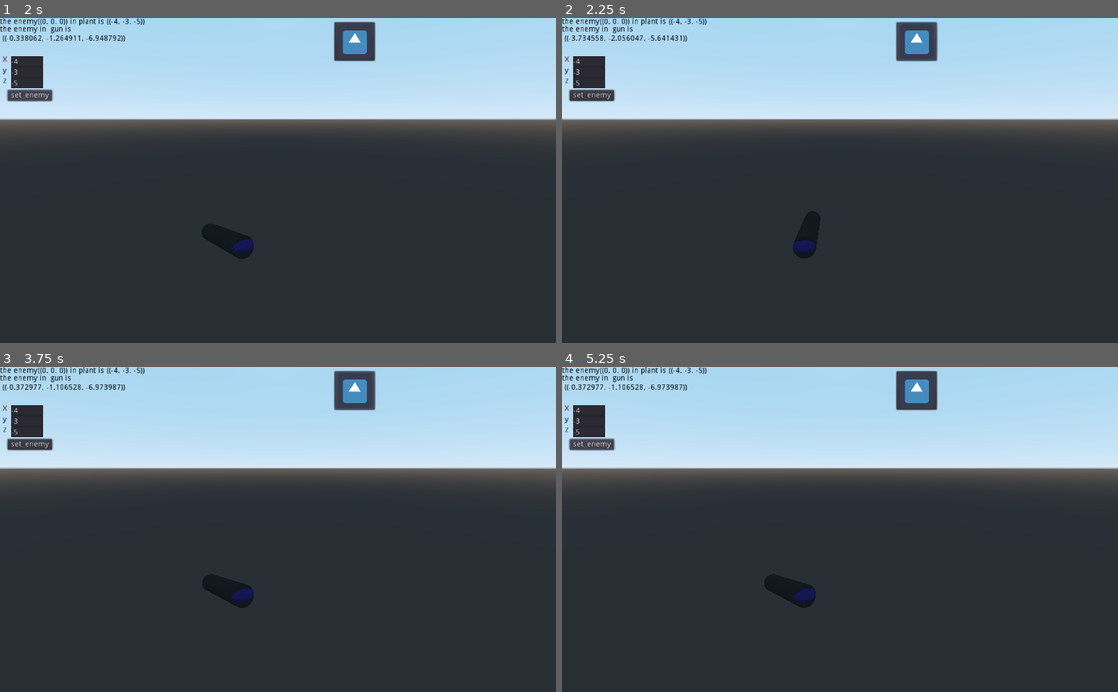
Above: before the commit, frames 1-4 (two rows, left to right).
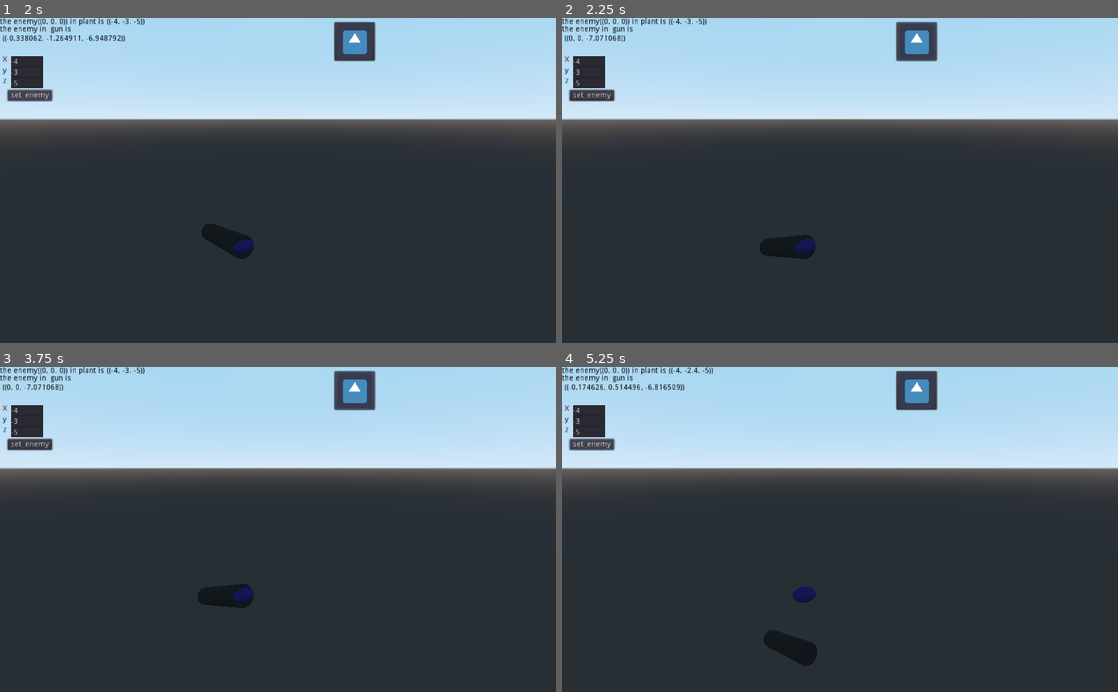
Above: after the commit, the same moments.

Repository: Butterfly-Dreaming/adamversion
Game: Godot game, scene res://battlefield/zhanchang.tscn
Same seed, same stepped clock (60 frames per second), same inputs: the game is played once before the commit and once after it. The engine's default icon, where the game draws it, is replaced by a stand-in: a white triangle on a blue panel in a dark square.
Inputs (mouse positions are in pixels of both pictures, inside the frame that each line leads up to):
- Up to frame 1 (2 s): click (355, 40) at 0.5 s; click "set_enemy" at 1.25 s
- Up to frame 2 (2.25 s): click (917, 40) at 2 s
- Up to frame 3 (3.75 s): click "set_enemy" at 2.75 s; click (355, 389) at 3.5 s
- Up to frame 4 (5.25 s): click "set_enemy" at 4.25 s; tap Enter at 5 s; hold Down (move_b, bound only after the commit) from 5.03 s (still down)

Frame 1 is identical in both runs. In frame 2, 0.5% of the frame differs, in the area x 1-47%, y 5-75%; in frame 3, 0.4%; in frame 4, 1.0%, in the area x 2-46%, y 0-93%.

Commit message:
添加readme

Diff:
--- a/battlefield/awd.gd
+++ b/battlefield/awd.gd
@@ -21,8 +21,17 @@
 	emit_signal("gun_xyz",point_gun)
 
 #旋转方式
+func _physics_process(delta):
+	if Input.is_action_pressed("move_r"):
+		translation.x += 0.05
+	if Input.is_action_pressed("move_l"):
+		translation.x -= 0.05
+	if Input.is_action_pressed("move_f"):
+		translation.y += 0.05
+	if Input.is_action_pressed("move_b"):
+		translation.y -= 0.05
 func _on_Button_button_down():
-	var PnP_point = gun.Return_xyz(enemy)
+	var PnP_point =to_local(enemy)
 	#得到云台坐标系的点
 	var yaw = atan(PnP_point.y/PnP_point.z)
 
--- a/project.godot
+++ b/project.godot
@@ -56,6 +56,26 @@
 "events": [ Object(InputEventKey,"resource_local_to_scene":false,"resource_name":"","device":0,"alt":false,"shift":false,"control":false,"meta":false,"command":false,"pressed":false,"scancode":83,"physical_scancode":0,"unicode":0,"echo":false,"script":null)
  ]
 }
+move_r={
+"deadzone": 0.5,
+"events": [ Object(InputEventKey,"resource_local_to_scene":false,"resource_name":"","device":0,"alt":false,"shift":false,"control":false,"meta":false,"command":false,"pressed":false,"scancode":16777233,"physical_scancode":0,"unicode":0,"echo":false,"script":null)
+ ]
+}
+move_l={
+"deadzone": 0.5,
+"events": [ Object(InputEventKey,"resource_local_to_scene":false,"resource_name":"","device":0,"alt":false,"shift":false,"control":false,"meta":false,"command":false,"pressed":false,"scancode":16777231,"physical_scancode":0,"unicode":0,"echo":false,"script":null)
+ ]
+}
+move_f={
+"deadzone": 0.5,
+"events": [ Object(InputEventKey,"resource_local_to_scene":false,"resource_name":"","device":0,"alt":false,"shift":false,"control":false,"meta":false,"command":false,"pressed":false,"scancode":16777232,"physical_scancode":0,"unicode":0,"echo":false,"script":null)
+ ]
+}
+move_b={
+"deadzone": 0.5,
+"events": [ Object(InputEventKey,"resource_local_to_scene":false,"resource_name":"","device":0,"alt":false,"shift":false,"control":false,"meta":false,"command":false,"pressed":false,"scancode":16777234,"physical_scancode":0,"unicode":0,"echo":false,"script":null)
+ ]
+}
 
 [physics]
 
Not shown, added: export_presets.cfg
Not shown, changed: readme.md
